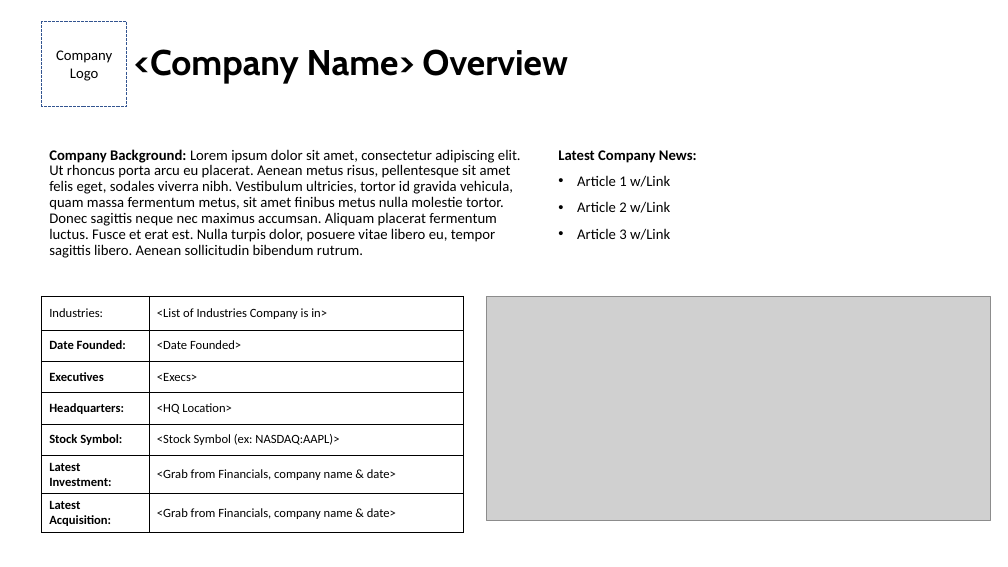
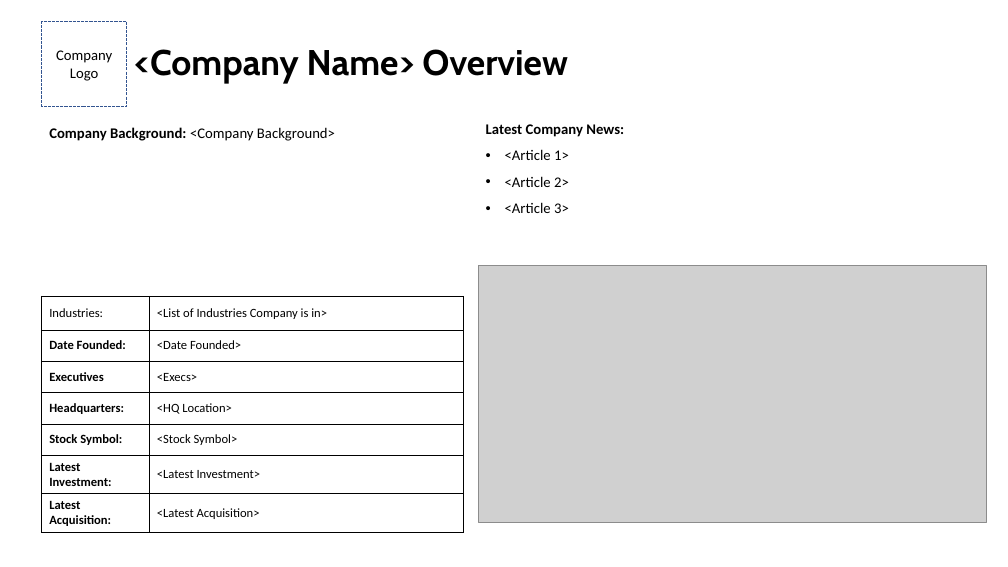
Before and after one commit to LewBot/PresalesTraining21, a slide deck: slide 1 of templates/Crunchbase_PublicCompanyOverview_Template.pptx. Drawn at 1008x567 pixels with LibreOffice and Linux fonts; fonts in the diff are those of the drawing; grey boxes stand for pictures. Boxes give left, top, right and bottom in pixels: in the first picture for what was removed or moved away, otherwise in the second. Text is boxed around its words. In the diff, an @@ line names an element or a change of style, - is before the commit and + after.

```diff
--- a/templates/Crunchbase_PublicCompanyOverview_Template.pptx
+++ b/templates/Crunchbase_PublicCompanyOverview_Template.pptx
@@ text "Latest Company News:": place and size @@
-text "Latest Company News:" at (558, 150, 697, 240)
+text "Latest Company News:" at (486, 124, 624, 213)
@@ text at (49, 127, 335, 141): text changed @@
-Company Background: Lorem ipsum dolor sit amet, consectetur adipiscing elit. Ut rhoncus porta arcu eu placerat. Aenean metus risus, pellentesque sit amet felis eget, sodales viverra nibh. Vestibulum ultricies, tortor id gravida vehicula, quam massa fermentum metus, sit amet finibus metus nulla molestie tortor. Donec sagittis neque nec maximus accumsan. Aliquam placerat fermentum luctus. Fusce et erat est. Nulla turpis dolor, posuere vitae libero eu, tempor sagittis libero. Aenean sollicitudin bibendum rutrum.
+Company Background: <Company Background>
@@ text at (505, 149, 569, 213): text changed @@
-• Article 1 w/Link
-• Article 2 w/Link
-• Article 3 w/Link
+• <Article 1>
+• <Article 2>
+• <Article 3>
@@ picture: place and size @@
-picture at (486, 296, 991, 521)
+picture at (479, 265, 987, 523)
@@ table at (42, 296, 464, 532) @@
-row 5, column 2: <Stock Symbol (ex: NASDAQ:AAPL)>
+row 5, column 2: <Stock Symbol>
-row 6, column 2: <Grab from Financials, company name & date>
+row 6, column 2: <Latest Investment>
-row 7, column 2: <Grab from Financials, company name & date>
+row 7, column 2: <Latest Acquisition>
```
Also in this commit, not shown: 28 other files.
